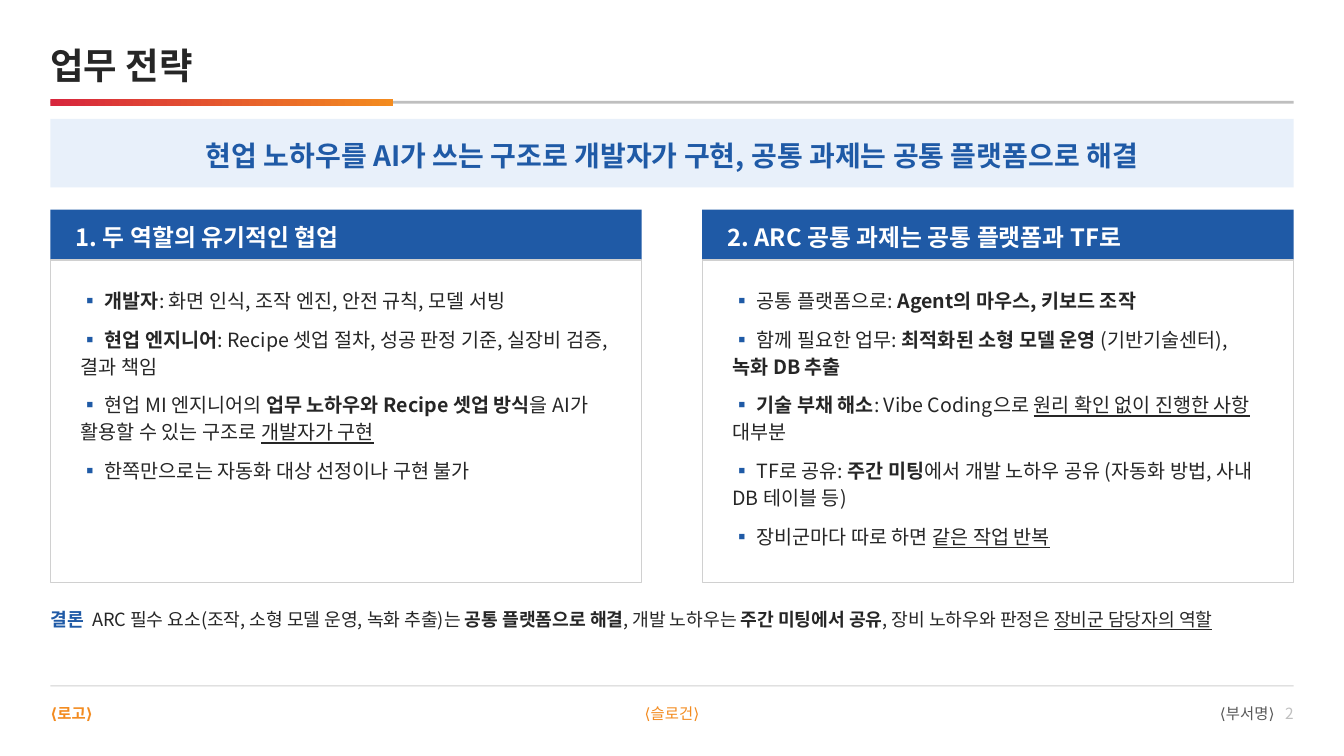
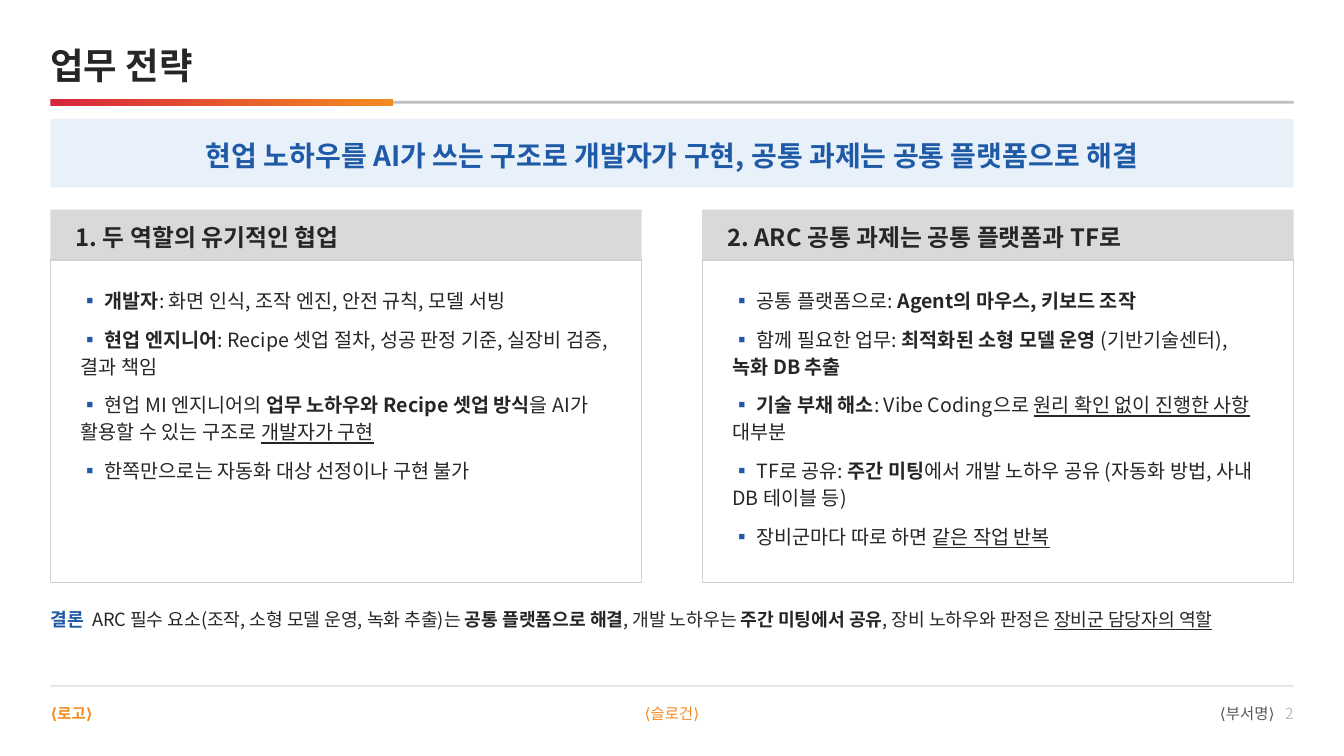
Before and after one commit to DarrenKoi/pm_notes, a slide deck: slide 2 of my-task/arc-tf/deliverables/arc-tf-exec-summary.pptx. Drawn at 1344x756 pixels with LibreOffice and Linux fonts; fonts in the diff are those of the drawing. Boxes give left, top, right and bottom in pixels: in the first picture for what was removed or moved away, otherwise in the second. Text is boxed around its words. In the diff, an @@ line names an element or a change of style, - is before the commit and + after.

```diff
--- a/my-task/arc-tf/deliverables/arc-tf-exec-summary.pptx
+++ b/my-task/arc-tf/deliverables/arc-tf-exec-summary.pptx
@@ rectangle at bbox=[50, 210, 642, 260]: fill #1F5AA6 to #D9D9D9 @@
@@ text "1. 두 역할의 유기적인 협업" at bbox=[76, 226, 338, 248]: text colour #FFFFFF to #262626 @@
@@ rectangle at bbox=[703, 210, 1295, 260]: fill #1F5AA6 to #D9D9D9 @@
@@ text "2. ARC 공통 과제는 공통 ..." at bbox=[727, 226, 1121, 248]: text colour #FFFFFF to #262626 @@
```
Also in this commit, not shown: 3 other slides changed, 3 other files.
